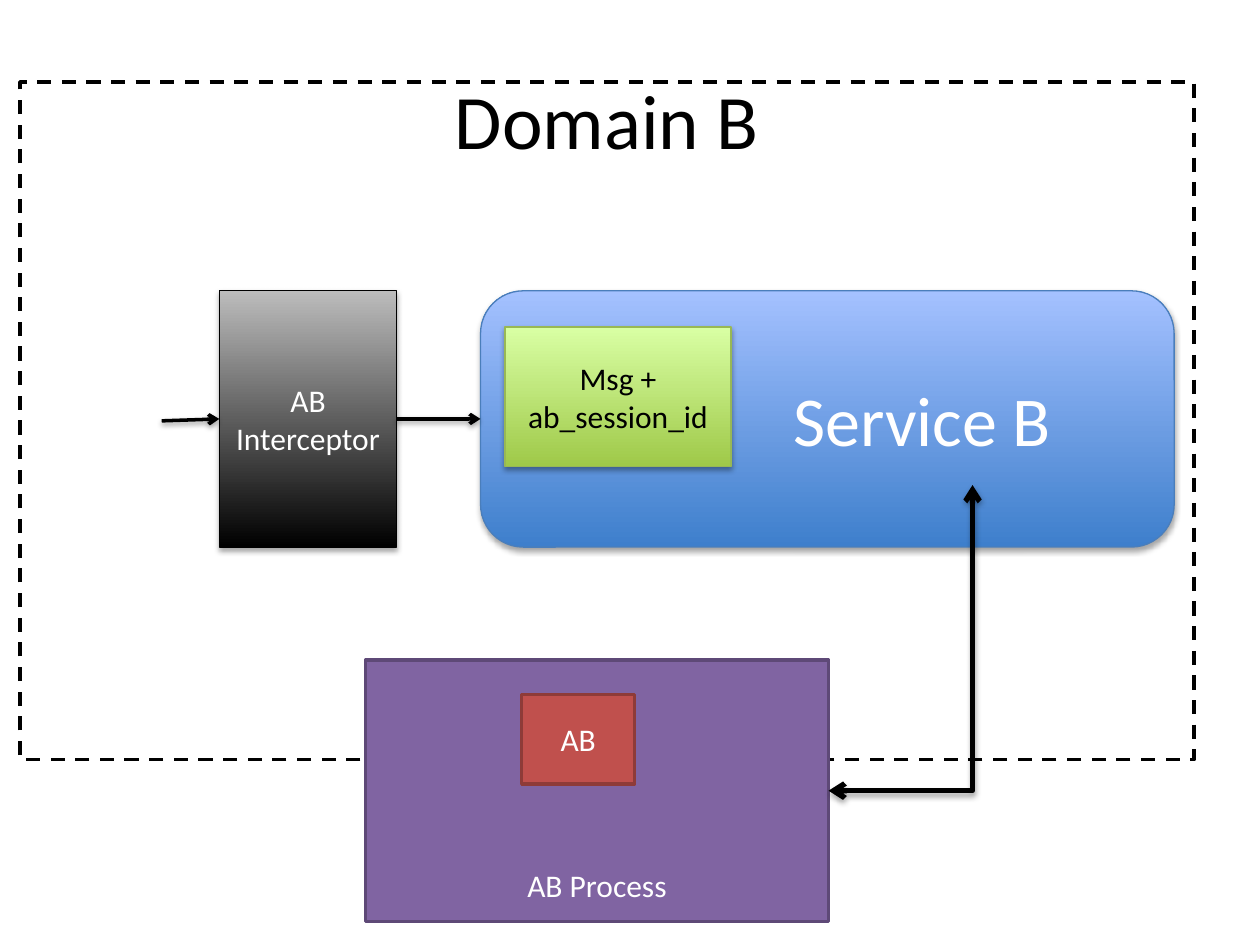
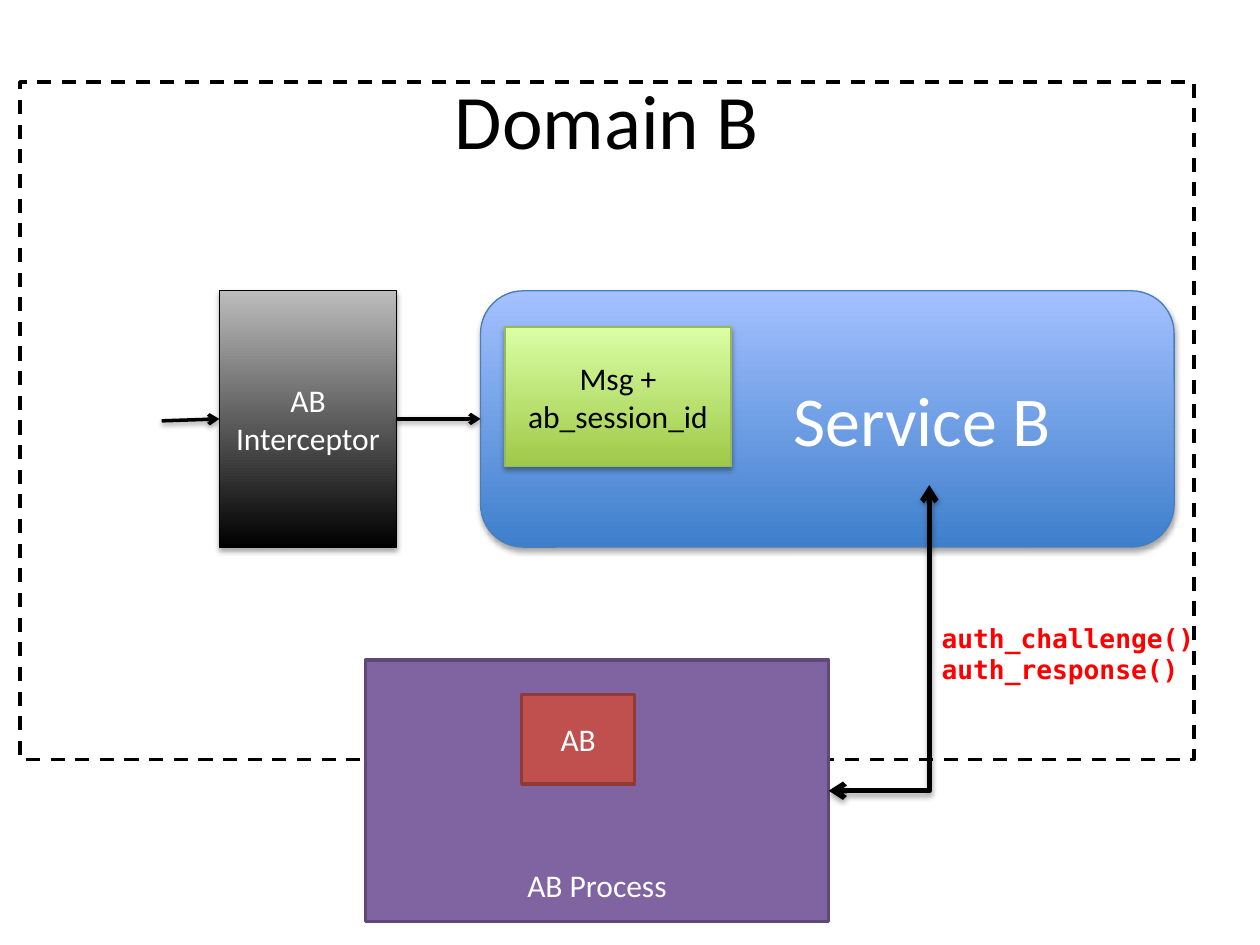
Before and after one commit to rohitranchal/absoa, a slide deck: slide 6 of docs/design_notes.pptx. Drawn at 1260x945 pixels with LibreOffice and Linux fonts; fonts in the diff are those of the drawing. Boxes give left, top, right and bottom in pixels: in the first picture for what was removed or moved away, otherwise in the second. Text is boxed around its words. In the diff, an @@ line names an element or a change of style, - is before the commit and + after.

```diff
--- a/docs/design_notes.pptx
+++ b/docs/design_notes.pptx
@@ elbow double arrow moved from (973, 485) - (829, 791) to (930, 485) - (829, 791) @@
@@ text added at (x1=942, y1=627, x2=1195, y2=685), 15 pt, text #FF0000, bold @@
+auth_challenge()
+auth_response()
```
Also in this commit, not shown: 2 other slides changed, 3 other files.
